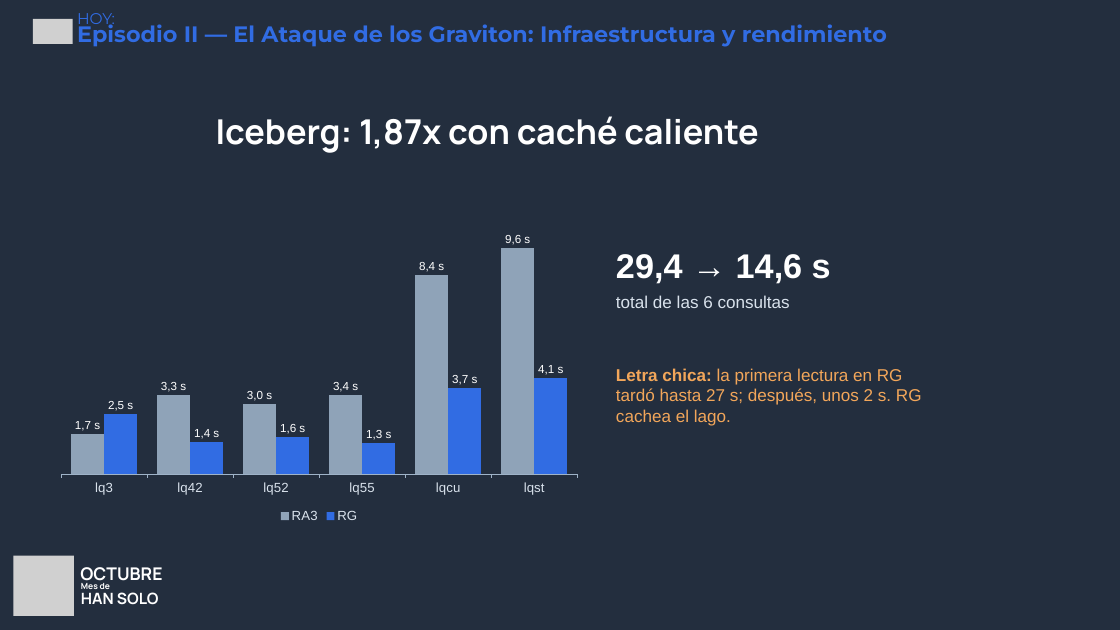
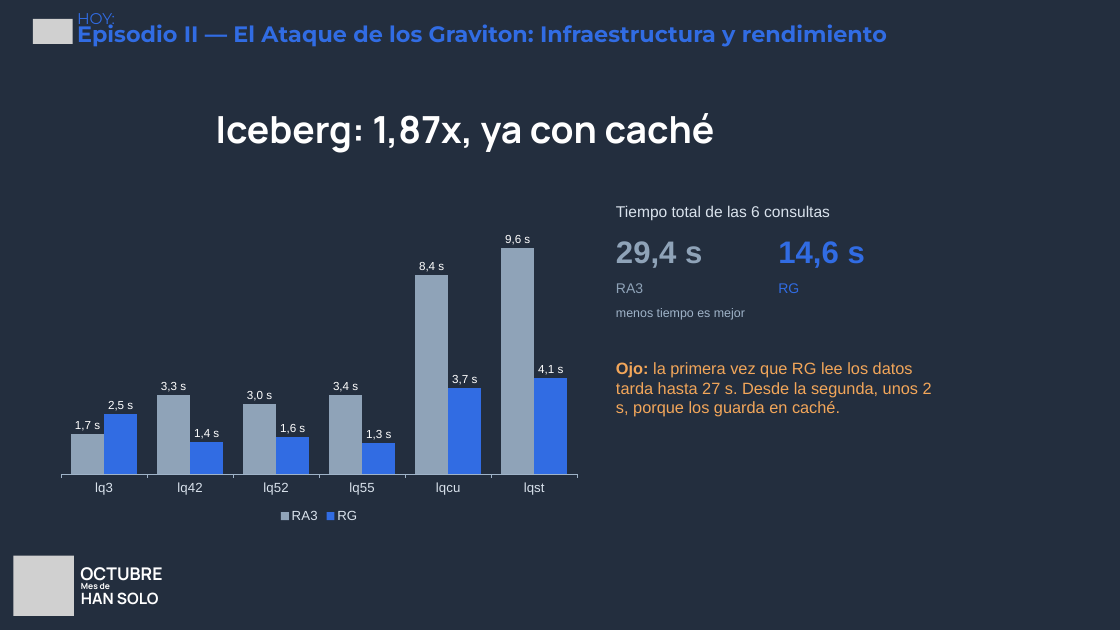
Before and after one commit to andrezc98/redshift-redemption, a slide deck: slide 21 of slides/redshift-redemption.pptx. Drawn at 1120x630 pixels with LibreOffice and Linux fonts; fonts in the diff are those of the drawing; grey boxes stand for pictures; background and template pictures are left out. Boxes give left, top, right and bottom in pixels: in the first picture for what was removed or moved away, otherwise in the second. Text is boxed around its words. In the diff, an @@ line names an element or a change of style, - is before the commit and + after.

```diff
--- a/slides/redshift-redemption.pptx
+++ b/slides/redshift-redemption.pptx
@@ text at (216, 113, 715, 153): text changed; size 44 to 48 pt @@
-Iceberg: 1,87x con caché caliente
+Iceberg: 1,87x, ya con caché
@@ text at (616, 205, 830, 220): text changed; size 22 to 20 pt @@
-total de las 6 consultas
+Tiempo total de las 6 consultas
@@ text "29,4 s" at (616, 241, 702, 268): vertical alignment bottom to top @@
@@ text at (616, 241, 702, 268): text changed; size 44 to 40 pt; text colour #FFFFFF to #8FA3B8 @@
-29,4 → 14,6 s
+29,4 s
@@ text added at (778, 241, 865, 268), 40 pt, text #316CE3, bold @@
+14,6 s
@@ text added at (616, 283, 643, 293), 18 pt, text #8FA3B8 @@
+RA3
@@ text added at (778, 283, 799, 293), 18 pt, text #316CE3 @@
+RG
@@ text added at (616, 308, 745, 320), 16 pt, text #9FB3C8 @@
+menos tiempo es mejor
@@ text at (616, 362, 932, 417): text changed; size 22 to 21 pt @@
-Letra chica: la primera lectura en RG tardó hasta 27 s; después, unos 2 s. RG cachea el lago.
+Ojo: la primera vez que RG lee los datos tarda hasta 27 s. Desde la segunda, unos 2 s, porque los guarda en caché.
```
Also in this commit, not shown: 28 other slides changed, 5 other files.
